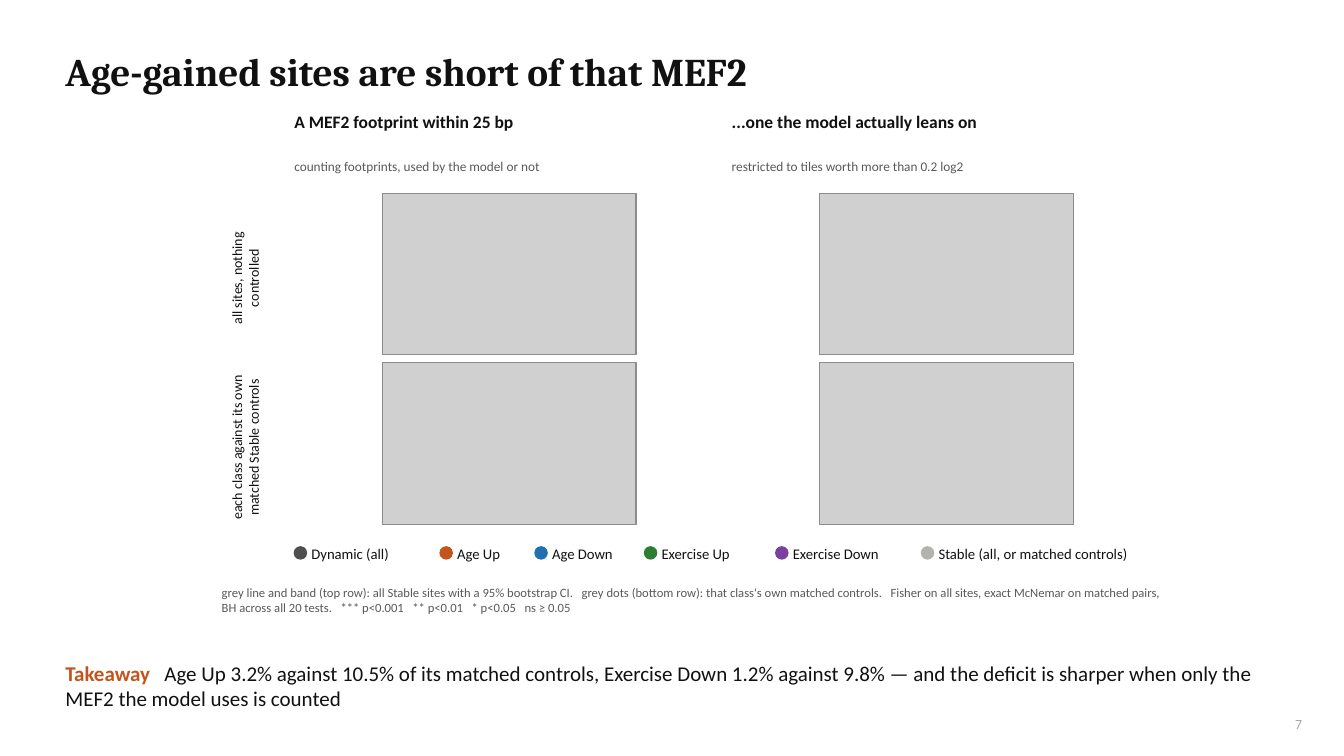
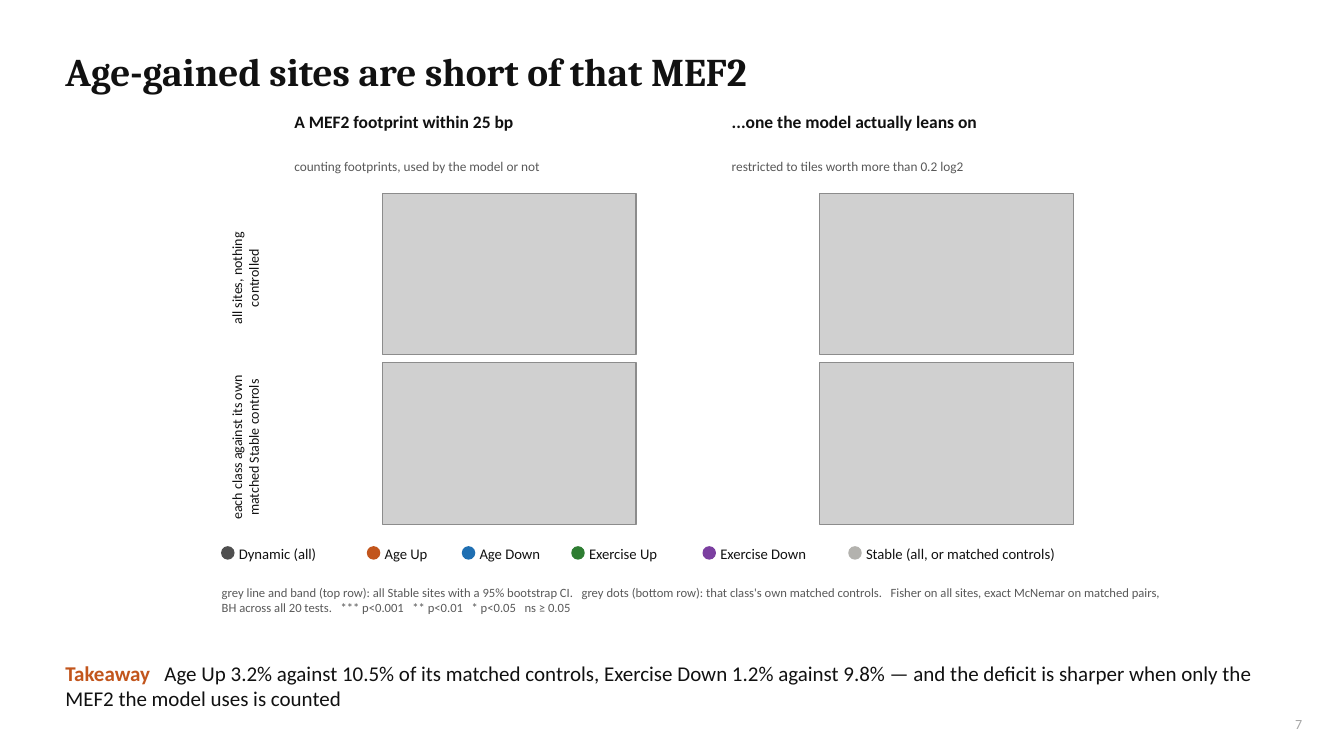
Before and after one commit to cytokine4242/Alpha_Genome_Ap1, a slide deck: slide 7 of Analysis/AP1_AlphaGenome_results.pptx. Drawn at 1344x756 pixels with LibreOffice and Linux fonts; fonts in the diff are those of the drawing; grey boxes stand for pictures. Boxes give left, top, right and bottom in pixels: in the first picture for what was removed or moved away, otherwise in the second. Text is boxed around its words. In the diff, an @@ line names an element or a change of style, - is before the commit and + after.

```diff
--- a/Analysis/AP1_AlphaGenome_results.pptx
+++ b/Analysis/AP1_AlphaGenome_results.pptx
@@ 4 ellipses, 2 texts: place and size @@
-4 ellipses, 2 texts at (294, 546, 879, 562)
+4 ellipses, 2 texts at (222, 546, 806, 562)
@@ 4 texts, 2 ellipses: place and size @@
-4 texts, 2 ellipses at (311, 546, 1127, 562)
+4 texts, 2 ellipses at (239, 546, 1054, 562)
```
Also in this commit, not shown: 3 other slides changed, 16 other files.
